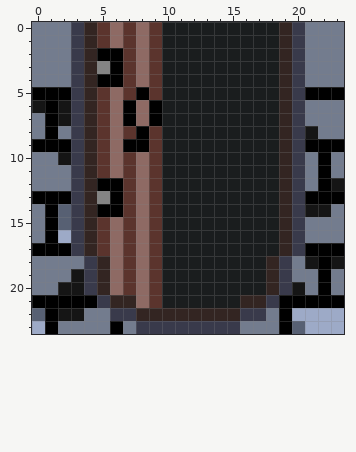
A pixel-art sprite gets an edit: Assets/Art/Castle/Room Tiles/Tür/Door_Open_3.png. The picture above is the old version.
The file is 24x24 pixels.
After the commit:
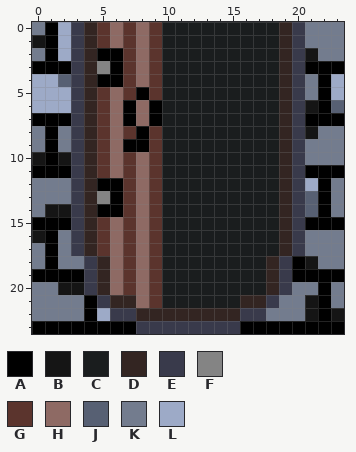
Palette (. is transparent): A #000000  B #151515  C #1a1d1e  D #332522  E #393a4b  F #848484  G #5b342d  H #8e6a64  J #576073  K #737c8e  L #9daac7
Edits made:
The author changed colour B to colour A in row 7 at x 2; in row 14 at x 22; in row 19 at x 3.
The author changed colour J to colour A in row 15 at x 2; in row 23 at x 20.
The author changed colour K to colour A in rows 0 to 2 at x 1; in row 3 at x 0 to 2 and 21 to 23; in row 4 at x 22; in row 6 at x 22; in row 7 at x 0 and 21 to 23; in row 10 at x 1.
The author changed colour K to colour A in row 11 at x 0 to 2, 21 and 23; in row 15 at x 0 and 21 to 23; in row 18 at x 1 and 20; in row 19 at x 0 to 2, 20 to 21 and 23; in row 22 at x 4; in row 23 at x 2 to 5, 7 and 16 to 18.
The author changed colour L to colour A in row 22 at x 22; in row 23 at x 0 and 21 to 23.
The author changed colour A to colour B in row 14 at x 1; in row 21 at x 21.
The author changed colour J to colour B in row 14 at x 2.
The author changed colour K to colour B in row 1 at x 0; in row 2 at x 21; in row 6 at x 21; in row 10 at x 0; in row 16 at x 0.
The author changed colour L to colour B in row 22 at x 21 and 23.
The author changed colour A to colour J in row 13 at x 21.
The author changed colour B to colour J in row 14 at x 21.
The author changed colour K to colour J in row 4 at x 2; in row 6 at x 23.
The author changed colour A to colour K in row 5 at x 21; in row 9 at x 0, 2 and 21 to 23; in row 10 at x 22; in row 13 at x 0 to 2 and 23; in row 17 at x 0, 2 and 21 to 23; in row 18 at x 22.
The author changed colour A to colour K in row 21 at x 0 to 3, 19 to 20 and 23; in row 22 at x 1 and 19.
The author changed colour B to colour K in row 12 at x 23; in row 18 at x 23; in row 20 at x 20; in row 22 at x 2 to 3.
The author changed colour J to colour K in row 22 at x 0.
The author changed colour L to colour K in row 16 at x 2; in row 22 at x 20.
The author changed colour A to colour L in row 5 at x 0 to 2 and 23; in row 6 at x 1.
The author changed colour B to colour L in row 6 at x 0 and 2.
The author changed colour K to colour L in rows 0 to 2 at x 2; in row 4 at x 0 to 1 and 23; in row 12 at x 21; in row 22 at x 5.
